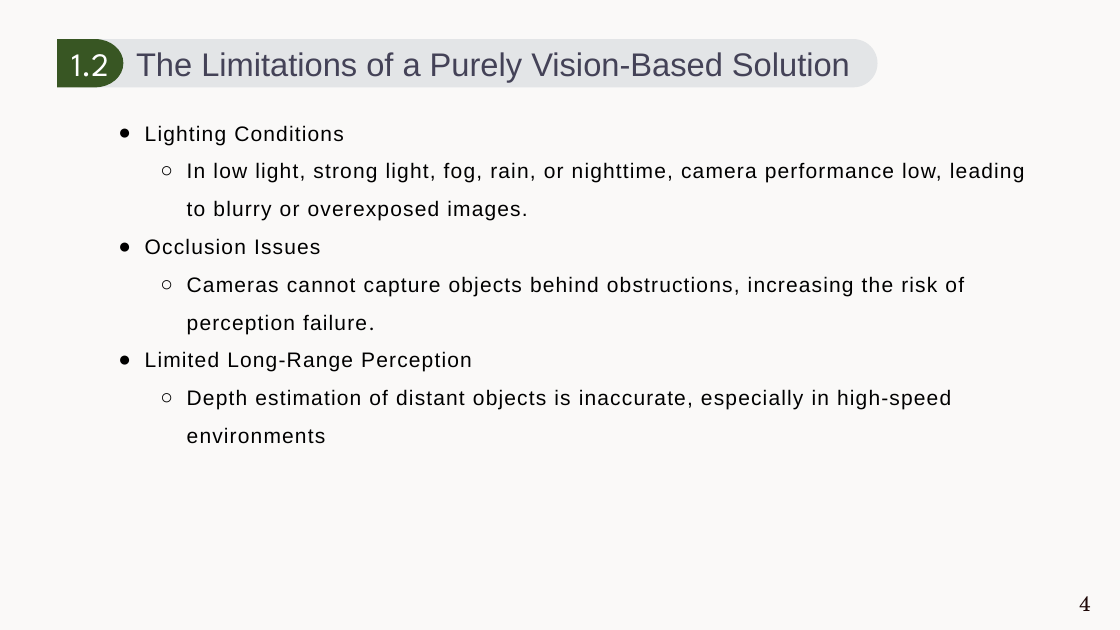
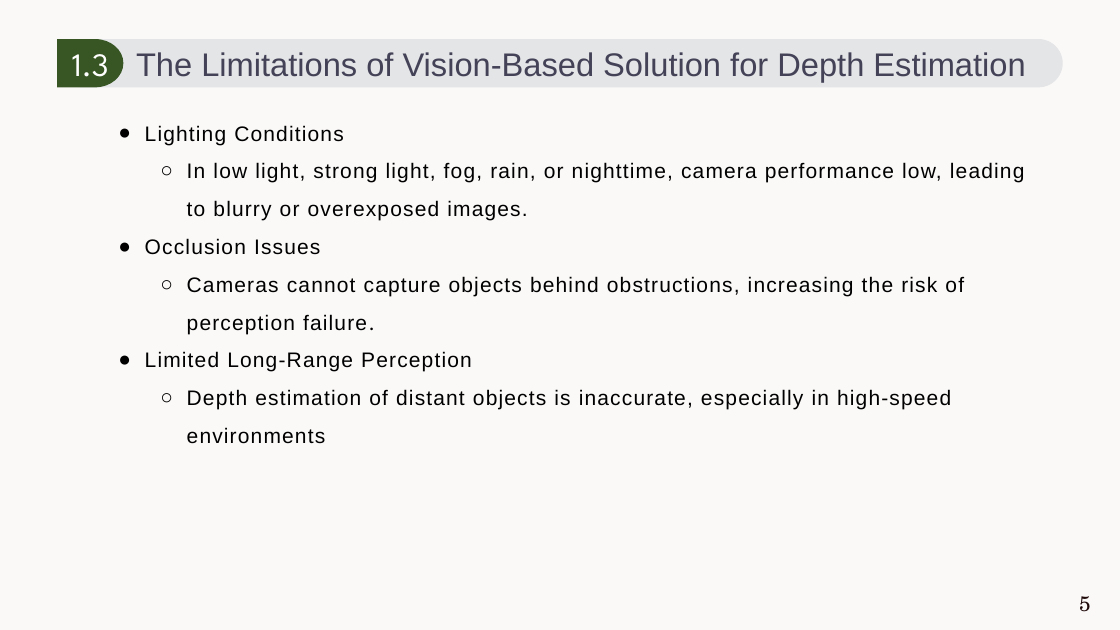
Before and after one commit to Junzhou-Chen/junzhou-chen.github.io, a slide deck: slide 5 of files/proposal.pptx (slide 4 before the commit). Drawn at 1120x630 pixels with LibreOffice and Linux fonts; fonts in the diff are those of the drawing. Boxes give left, top, right and bottom in pixels: in the first picture for what was removed or moved away, otherwise in the second. Text is boxed around its words. In the diff, an @@ line names an element or a change of style, - is before the commit and + after.

```diff
--- a/files/proposal.pptx
+++ b/files/proposal.pptx
@@ rounded rectangle "The Limitations of Vision-Based Solution ...": place and size @@
-rounded rectangle "The Limitations of Vision-Based Solution ..." at [57,39,877,87]
+rounded rectangle "The Limitations of Vision-Based Solution ..." at [57,39,1063,87]
@@ text in freeform shape at [72,54,109,87]: text changed @@
-1.2
+1.3
@@ text in rounded rectangle at [136,52,1025,82]: text changed @@
-The Limitations of a Purely Vision-Based Solution
+The Limitations of Vision-Based Solution for Depth Estimation
@@ text at [1079,596,1091,612]: text changed @@
-4
+5
```
Also in this commit, not shown: 2 other slides changed.
